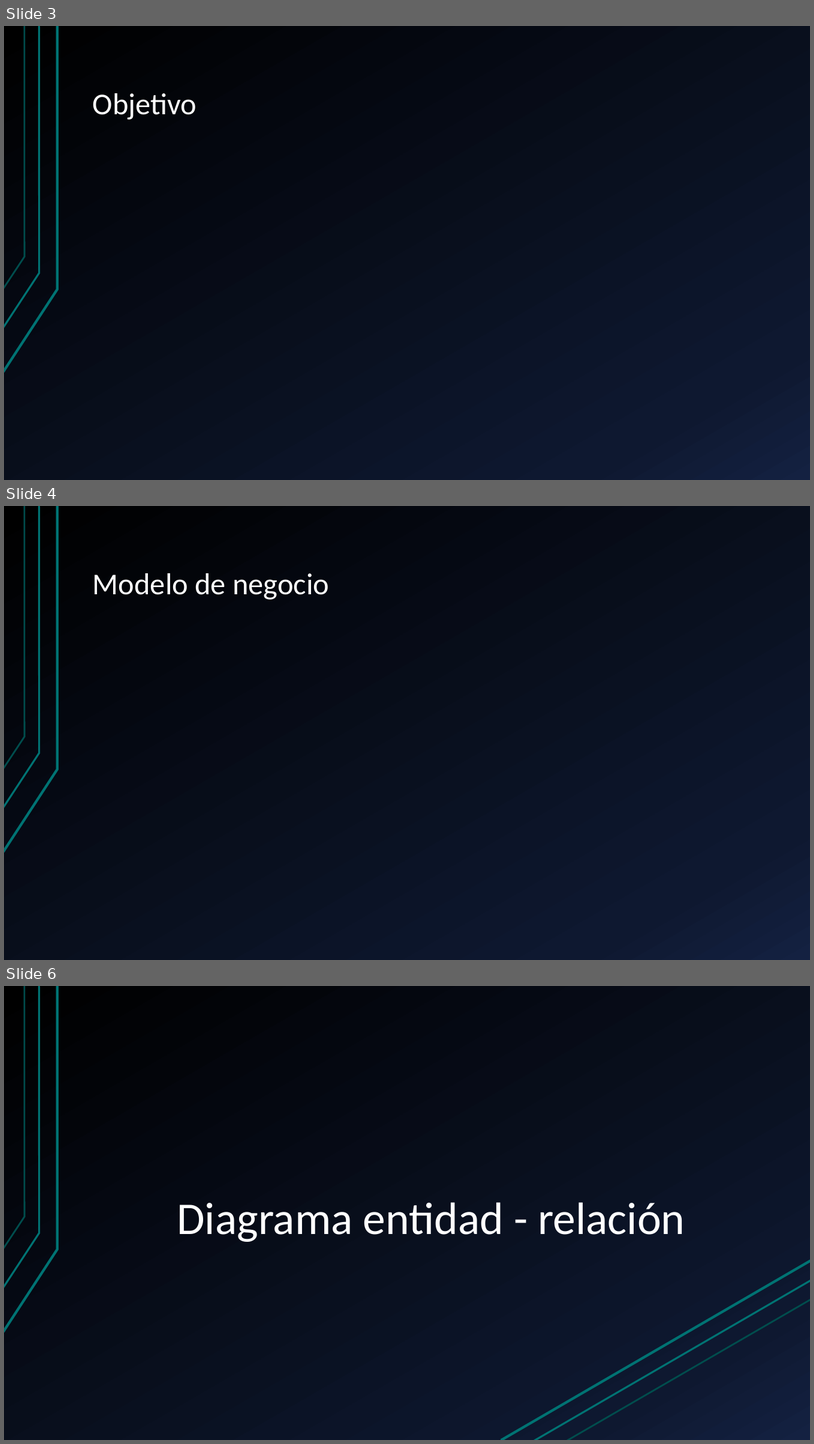
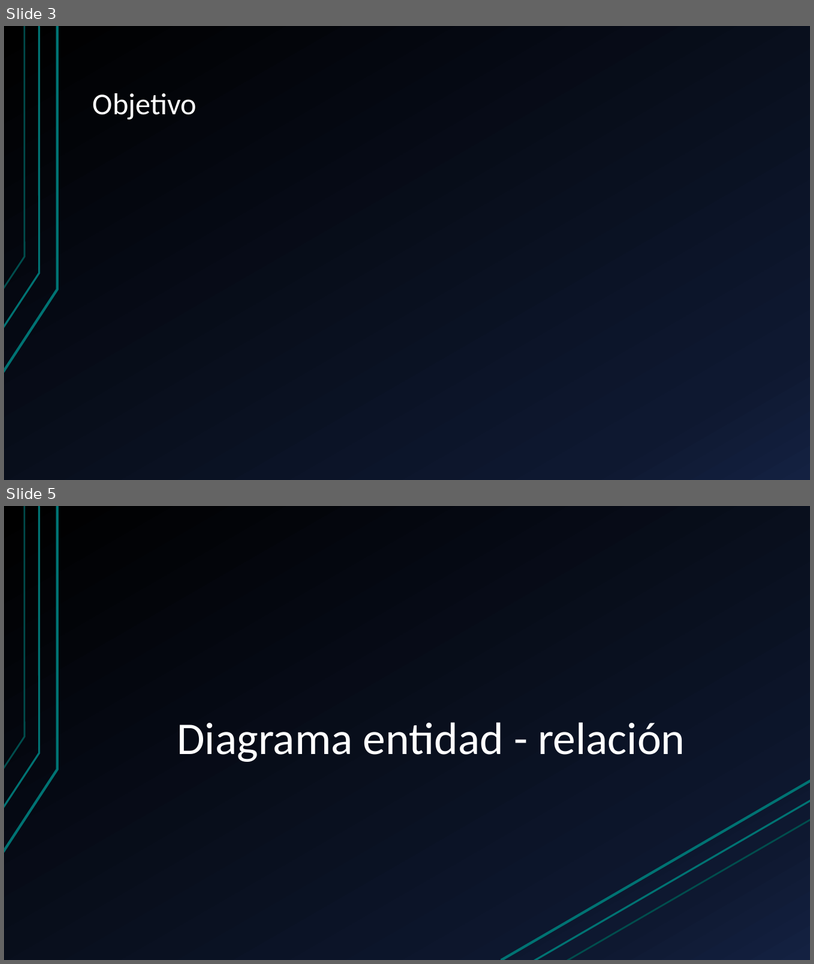
Before and after one commit to hferrer08/BDEcommerce, a slide deck: EcommerceVideojuegos+HubertFerrer.pptx. Shown one above the other, each under a label of ours: slides 3, 4 and 6 before the commit, slides 3 and 5 after it; the slides between them are not shown. The pictures are 814x1444 and 814x964 pixels, drawn with LibreOffice and Linux fonts; fonts in the diff are those of the drawing. Boxes give left, top, right and bottom in pixels: in the first picture for what was removed or moved away, otherwise in the second. Text is boxed around its words. In the diff, an @@ line names an element or a change of style, - is before the commit and + after.

```diff
--- a/EcommerceVideojuegos+HubertFerrer.pptx
+++ b/EcommerceVideojuegos+HubertFerrer.pptx
@@ slide 4 removed at (4, 506, 810, 960), background gradient #000000 to #0F1931 to #142242; not listed: 3 template elements that a slide beside it also shows @@
@@ title removed at (93, 573, 329, 600) @@
-Modelo de negocio
@@ what was slide 6 is now slide 5 @@
```
Also in this commit, not shown: 4 slides changed, 2 slides added, 2 other files.
